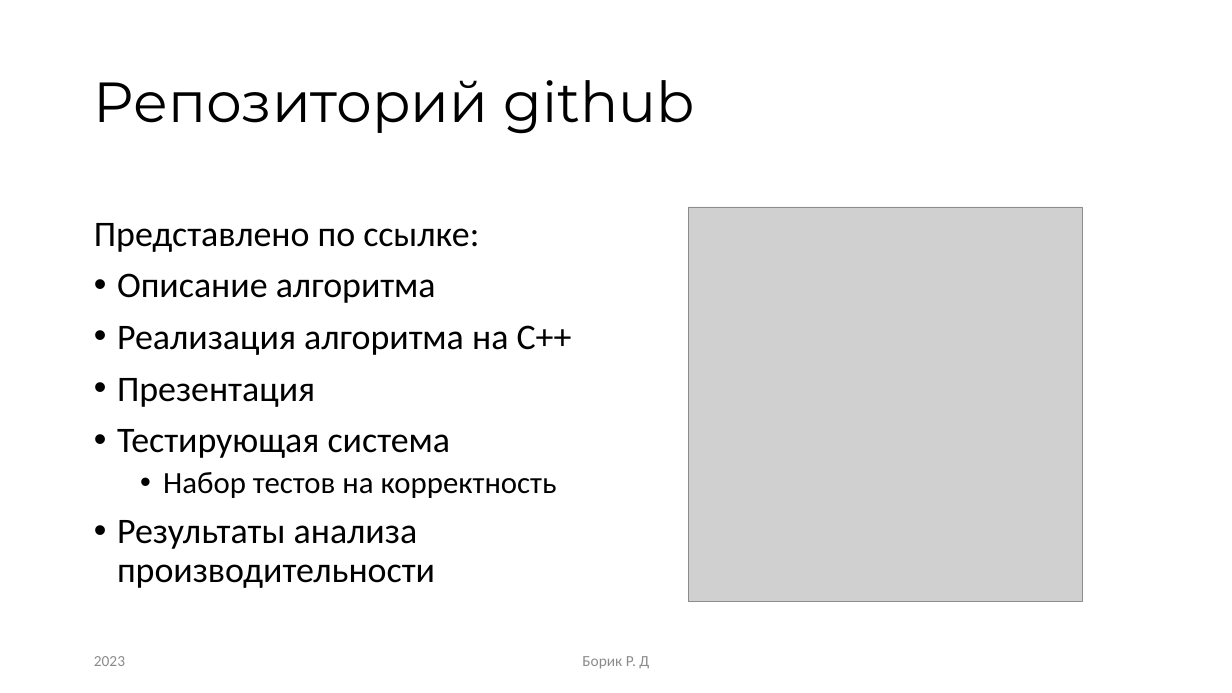
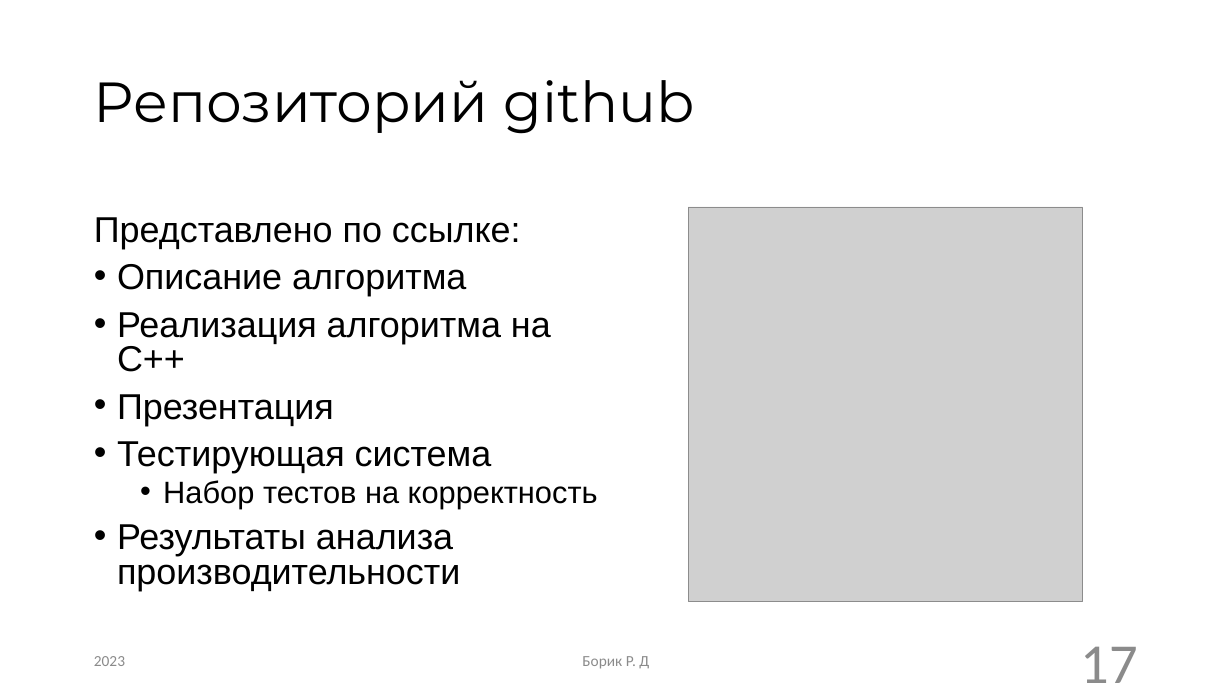
Before and after one commit to RandomServant/Van-Emde-Boas-tree, a slide deck: slide 17 of Presentation van Emde Boas tree.pptx (slide 21 before the commit). Drawn at 1232x693 pixels with LibreOffice and Linux fonts; fonts in the diff are those of the drawing; grey boxes stand for pictures. Boxes give left, top, right and bottom in pixels: in the first picture for what was removed or moved away, otherwise in the second. Text is boxed around its words. In the diff, an @@ line names an element or a change of style, - is before the commit and + after.

```diff
--- a/Presentation van Emde Boas tree.pptx
+++ b/Presentation van Emde Boas tree.pptx
@@ text "Представлено по ссылке:" at [94, 217, 598, 591]: font Calibri to Arial; line spacing 1.5 to 1.4; line spacing 0.9 to 0.8 @@
@@ page number added at [1081, 646, 1138, 683], 44 pt, text #8C8C8C @@
+17
```
Also in this commit, not shown: 15 other slides changed, 1 slide added, 5 slides removed.
